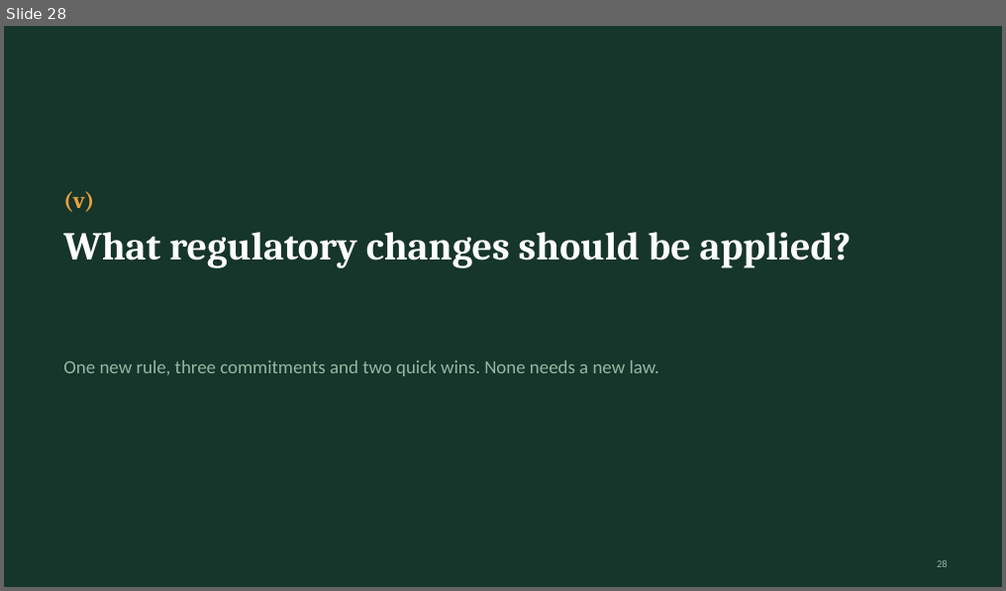
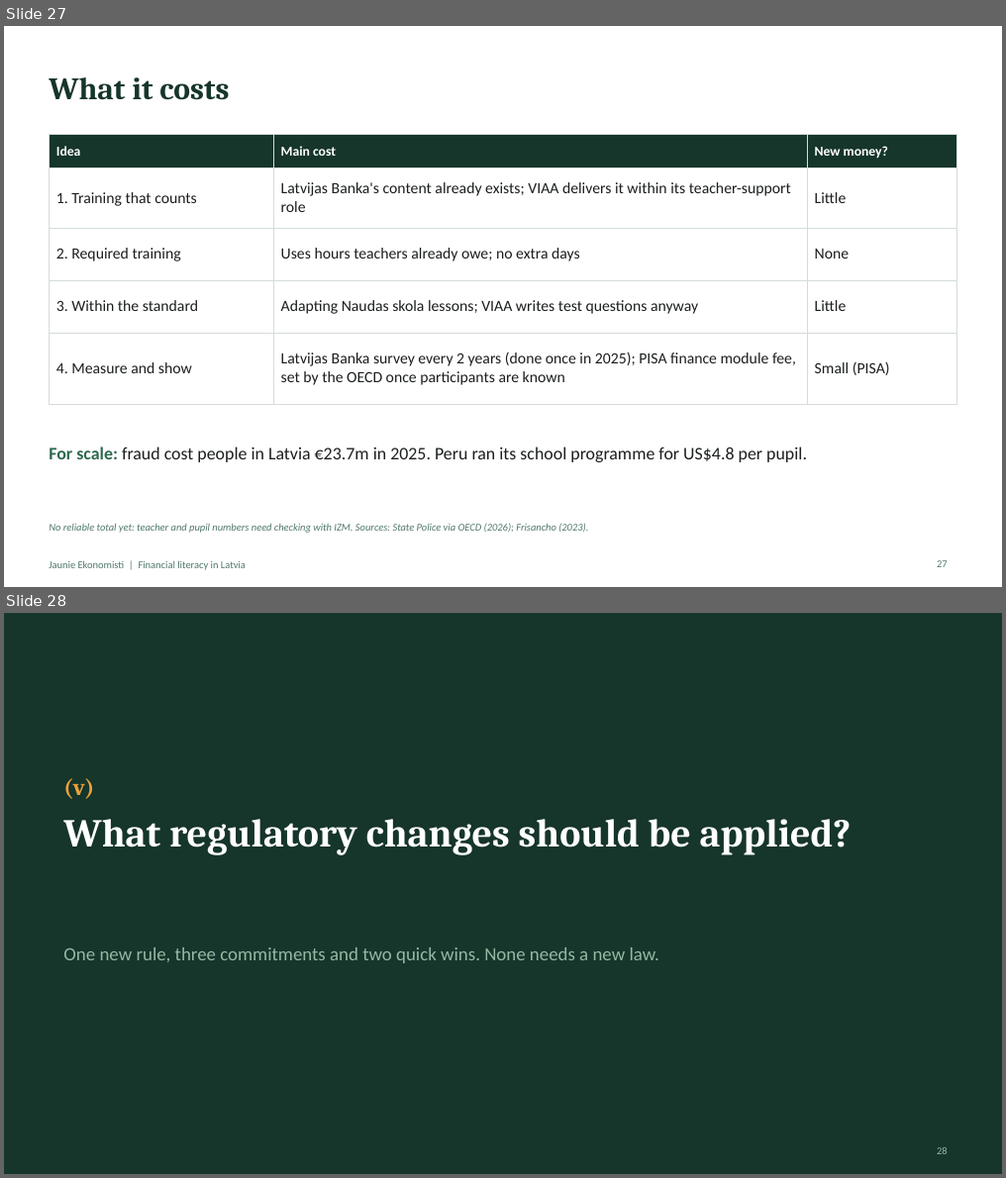
Before and after one commit to ArtisLV890/Elective-Impact-Making-for-the-Competitiveness-and-Data-Driven-Decisions-2026-2027, a slide deck: financial-literacy/presentation/Financial literacy in Latvia - presentation.pptx. Shown one above the other, each under a label of ours: slide 28 before the commit, slides 27 and 28 after it. The pictures are 1006x591 and 1006x1178 pixels, drawn with LibreOffice and Linux fonts; fonts in the diff are those of the drawing. Boxes give left, top, right and bottom in pixels: in the first picture for what was removed or moved away, otherwise in the second. Text is boxed around its words. In the diff, an @@ line names an element or a change of style, - is before the commit and + after.

```diff
--- a/financial-literacy/presentation/Financial literacy in Latvia - presentation.pptx
+++ b/financial-literacy/presentation/Financial literacy in Latvia - presentation.pptx
@@ slide 27 added at <box>4,26,1002,587</box>, background #FFFFFF @@
@@ title added at <box>49,77,229,100</box>, 30 pt, text #16352B, bold @@
+What it costs
@@ table added at <box>49,135,957,389</box>, 5 rows, 3 columns @@
+Idea | Main cost | New money?
+1. Training that counts | Latvijas Banka's content already exists; VIAA delivers it within its teacher-support role | Little
+2. Required training | Uses hours teachers already owe; no extra days | None
+3. Within the standard | Adapting Naudas skola lessons; VIAA writes test questions anyway | Little
+4. Measure and show | Latvijas Banka survey every 2 years (done once in 2025); PISA finance module fee, set by the OECD once participants are known | Small (PISA)
@@ text added at <box>49,447,807,463</box>, 17 pt, text #1B1F1D @@
+For scale: fraud cost people in Latvia €23.7m in 2025. Peru ran its school programme for US$4.8 per pupil.
@@ text added at <box>49,523,588,533</box>, 10 pt, text #52796F, italic @@
+No reliable total yet: teacher and pupil numbers need checking with IZM. Sources: State Police via OECD (2026); Frisancho (2023).
@@ text added at <box>49,561,246,570</box>, 10 pt, text #52796F @@
+Jaunie Ekonomisti | Financial literacy in Latvia
@@ page number added at <box>937,561,947,568</box>, 10 pt, text #52796F @@
+27
```
Also in this commit, not shown: 1 slide changed, 1 other slide added, 2 slides removed, 5 other files.
